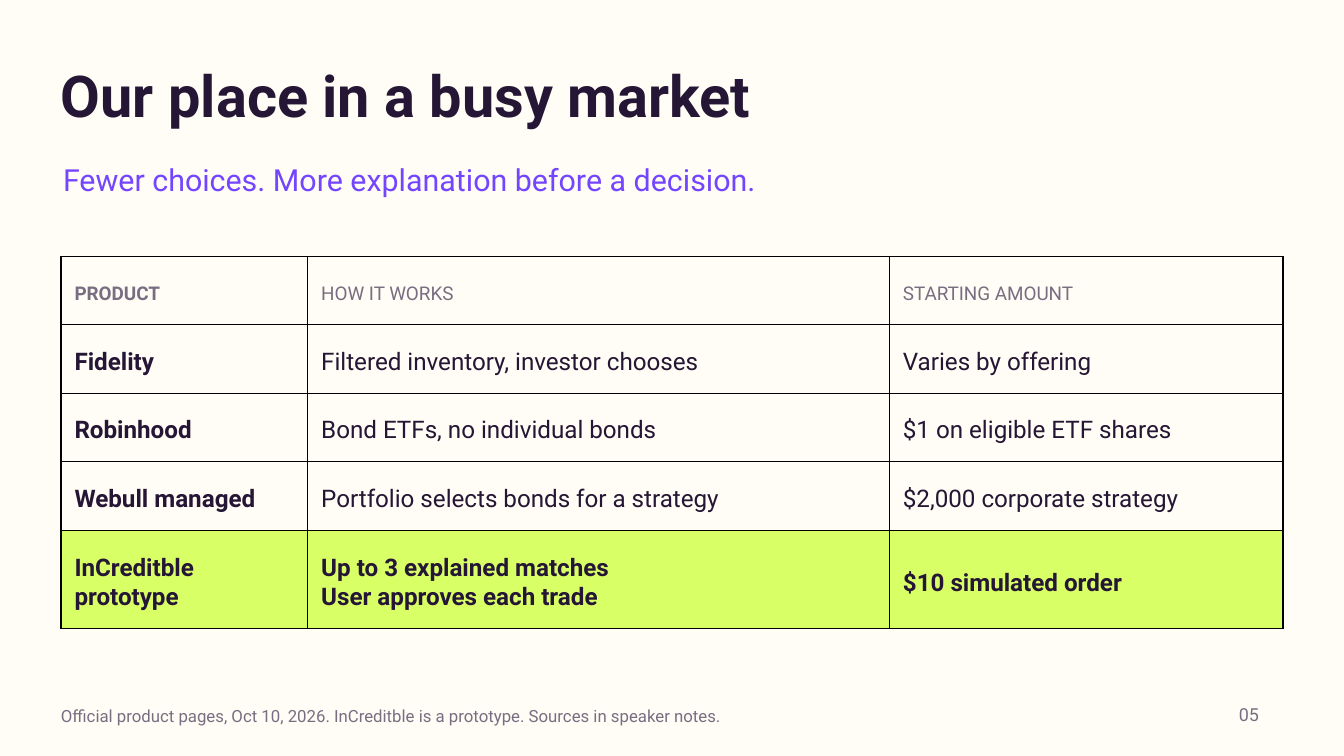
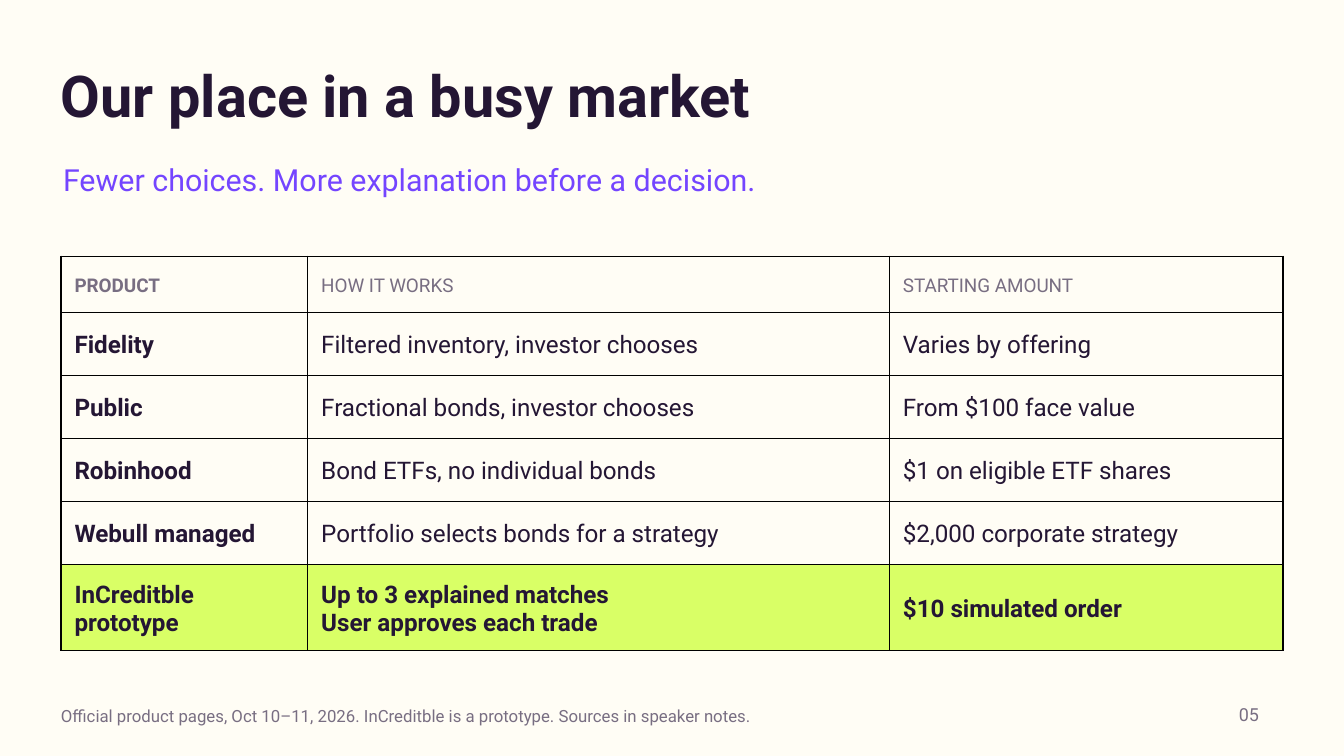
Before and after one commit to IvyPei/InCREDITble, a slide deck: slide 5 of prototype/share/present/InCreditble-live-pitch.pptx. Drawn at 1344x756 pixels with LibreOffice and Linux fonts; fonts in the diff are those of the drawing. Boxes give left, top, right and bottom in pixels: in the first picture for what was removed or moved away, otherwise in the second. Text is boxed around its words. In the diff, an @@ line names an element or a change of style, - is before the commit and + after.

Commit message:
Restore Public alongside Robinhood in both competitor decks

```diff
--- a/prototype/share/present/InCreditble-live-pitch.pptx
+++ b/prototype/share/present/InCreditble-live-pitch.pptx
@@ table at (60,256,1284,698) @@
+row 3: Public | Fractional bonds, investor chooses | From $100 face value
@@ text at (61,709,750,726): text changed @@
-Official product pages, Oct 10, 2026. InCreditble is a prototype. Sources in speaker notes.
+Official product pages, Oct 10–11, 2026. InCreditble is a prototype. Sources in speaker notes.
```
Also in this commit, not shown: 10 other files.
